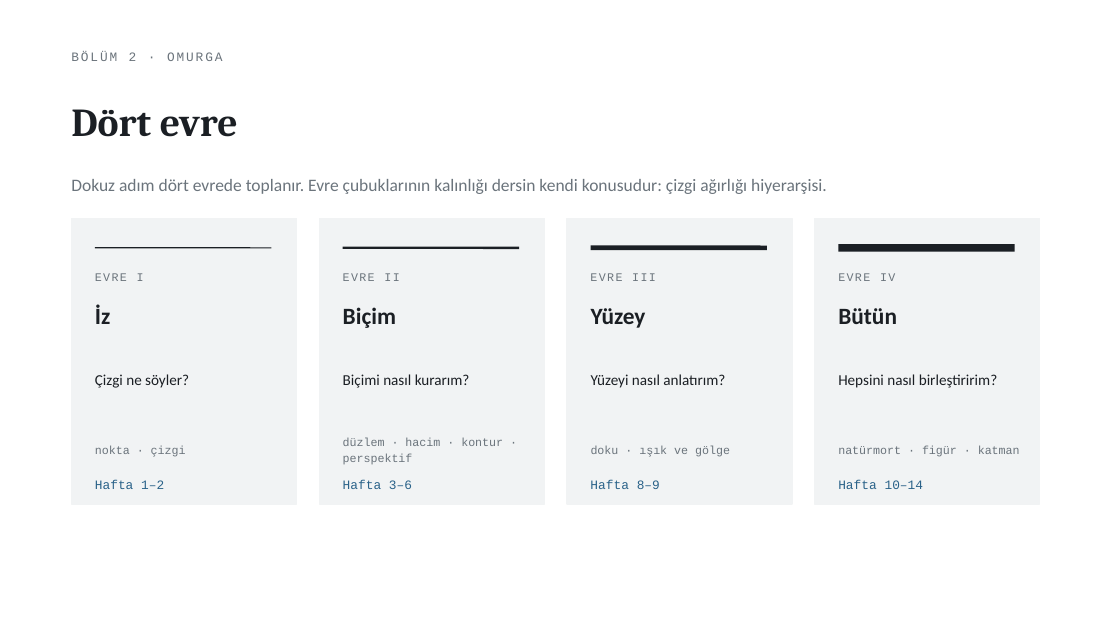
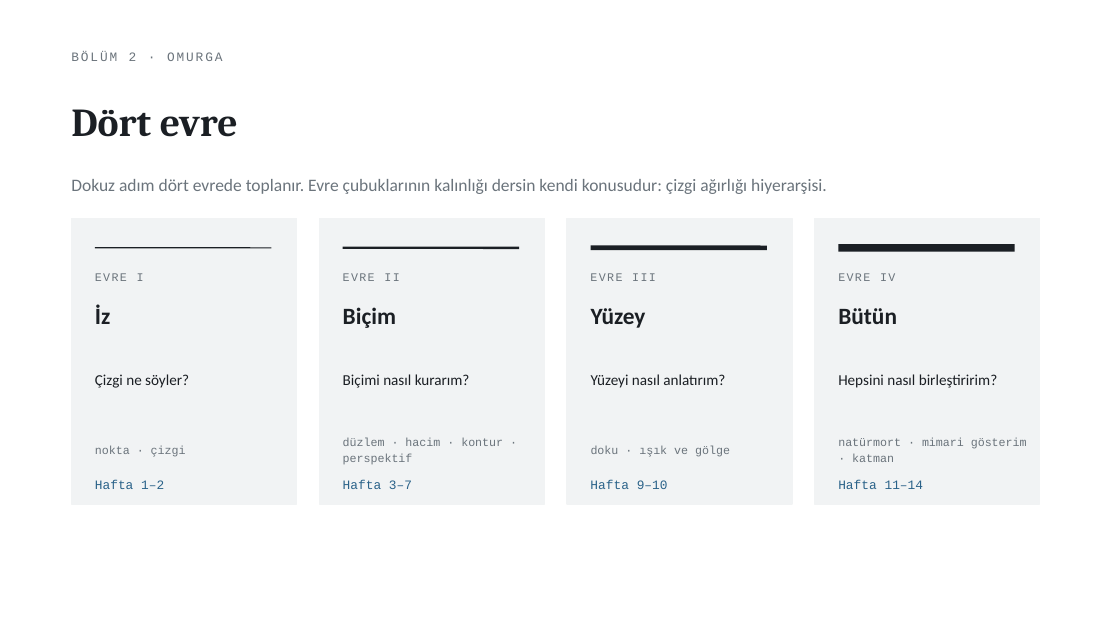
Before and after one commit to bunal91/sanat-ve-mekan, a slide deck: slide 14 of ders/serbest-cizim-teknikleri/02-1hafta-sunum.pptx. Drawn at 1120x630 pixels with LibreOffice and Linux fonts; fonts in the diff are those of the drawing. Boxes give left, top, right and bottom in pixels: in the first picture for what was removed or moved away, otherwise in the second. Text is boxed around its words. In the diff, an @@ line names an element or a change of style, - is before the commit and + after.

```diff
--- a/ders/serbest-cizim-teknikleri/02-1hafta-sunum.pptx
+++ b/ders/serbest-cizim-teknikleri/02-1hafta-sunum.pptx
@@ text at (x1=838, y1=438, x2=1027, y2=462): text changed @@
-natürmort · figür · katman
+natürmort · mimari gösterim · katman
@@ text at (x1=343, y1=480, x2=412, y2=489): text changed @@
-Hafta 3–6
+Hafta 3–7
@@ text at (x1=590, y1=480, x2=668, y2=489): text changed @@
-Hafta 8–9
+Hafta 9–10
@@ text at (x1=838, y1=480, x2=924, y2=489): text changed @@
-Hafta 10–14
+Hafta 11–14
```
Also in this commit, not shown: 12 other slides changed, 5 slides added, 4 slides removed, 2 other files.
